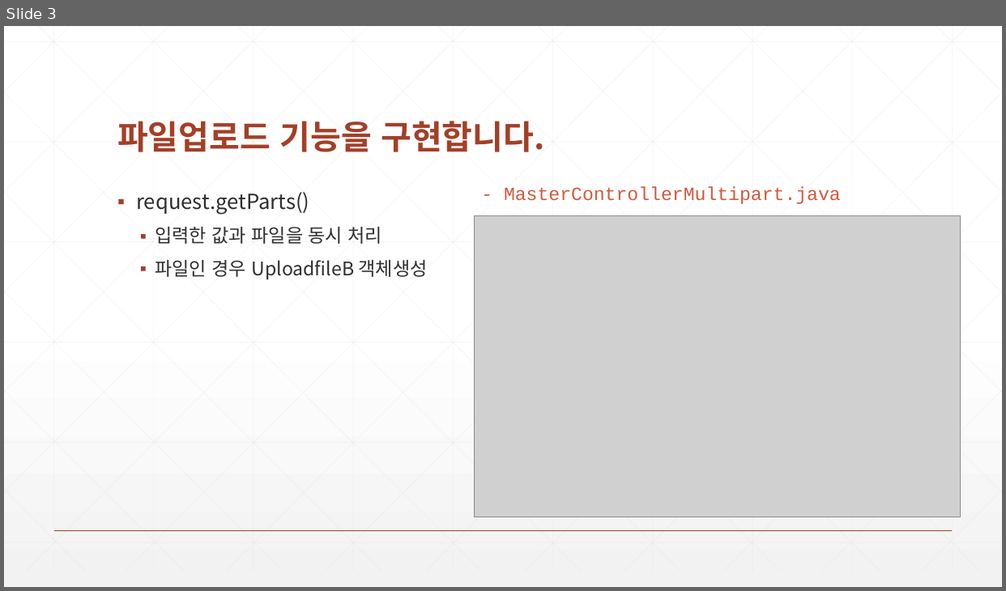
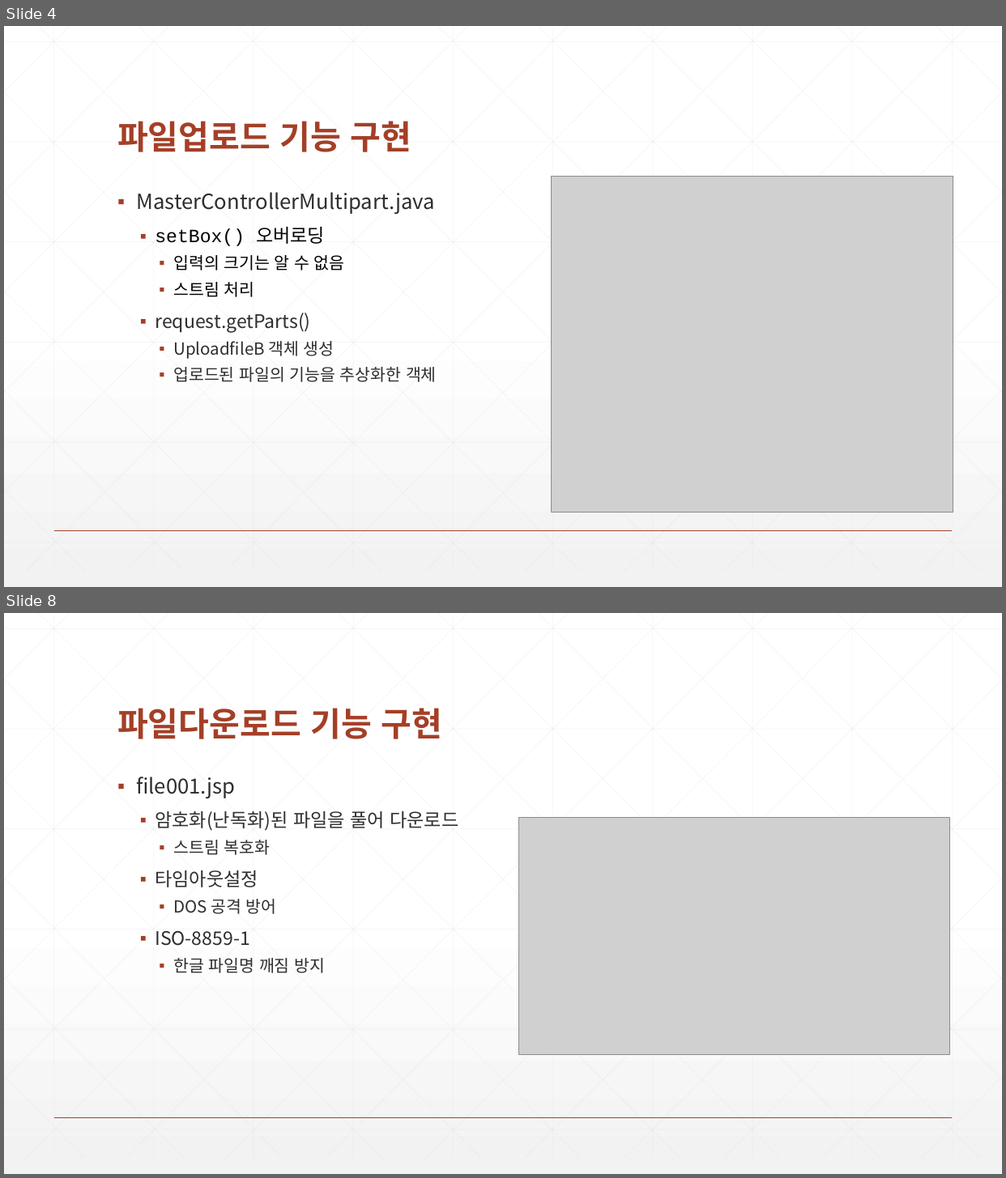
Before and after one commit to zeroshift01/code5, a slide deck: inflearn01/doc/심화_파일업로드기능을구현합니다.pptx. Shown one above the other, each under a label of ours: slide 3 before the commit, slides 4 and 8 after it; the slides between them are not shown. The pictures are 1006x591 and 1006x1178 pixels, drawn with LibreOffice and Linux fonts; fonts in the diff are those of the drawing; grey boxes stand for pictures. Boxes give left, top, right and bottom in pixels: in the first picture for what was removed or moved away, otherwise in the second. Text is boxed around its words. In the diff, an @@ line names an element or a change of style, - is before the commit and + after.

```diff
--- a/inflearn01/doc/심화_파일업로드기능을구현합니다.pptx
+++ b/inflearn01/doc/심화_파일업로드기능을구현합니다.pptx
@@ slide 8 added at (4,613,1002,1174), background gradient #FFFFFF to #F2F2F2; not listed: 47 template elements that a slide beside it also shows @@
@@ title added at (117,708,442,739), 32 pt, text #A43F27, bold @@
+파일다운로드 기능 구현
@@ text added at (136,777,458,973), 18 pt, text #2D2E2D @@
+▪ file001.jsp
+  ▪ 암호화(난독화)된 파일을 풀어 다운로드
+    ▪ 스트림 복호화
+  ▪ 타임아웃설정
+    ▪ DOS 공격 방어
+  ▪ ISO-8859-1
+    ▪ 한글 파일명 깨짐 방지
@@ picture added at (519,817,950,1054) @@
@@ what was slide 3 is now slide 4 @@
@@ slide 4 changed as well @@
@@ title at (117,121,412,152): text changed @@
-파일업로드 기능을 구현합니다.
+파일업로드 기능 구현
@@ text at (136,192,435,297): paragraphs added @@
+▪ MasterControllerMultipart.java
+  ▪ setBox() 오버로딩
+    ▪ 입력의 크기는 알 수 없음
+    ▪ 스트림 처리
@@ text removed at (504,187,841,204) @@
-- MasterControllerMultipart.java
@@ picture: place and size @@
-picture at (474,216,961,517)
+picture at (552,177,953,513)
@@ text at (155,313,310,332): size 20 to 18 pt in "request.getParts()"; list level 1 to 2 in "request.getParts()" @@
@@ text at (173,341,437,382): text changed; size 18 to 16 pt @@
-  ▪ 입력한 값과 파일을 동시 처리
-  ▪ 파일인 경우 UploadfileB 객체생성
+    ▪ UploadfileB 객체 생성
+    ▪ 업로드된 파일의 기능을 추상화한 객체
```
Also in this commit, not shown: 4 other slides changed, 5 other slides added, 2 slides removed, 5 other files.
